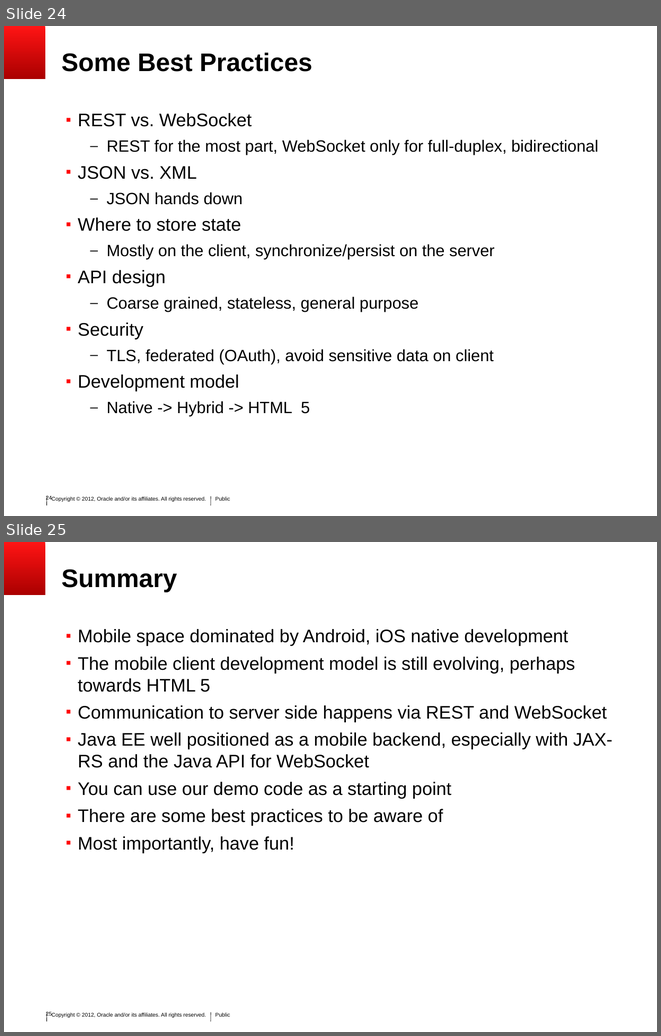
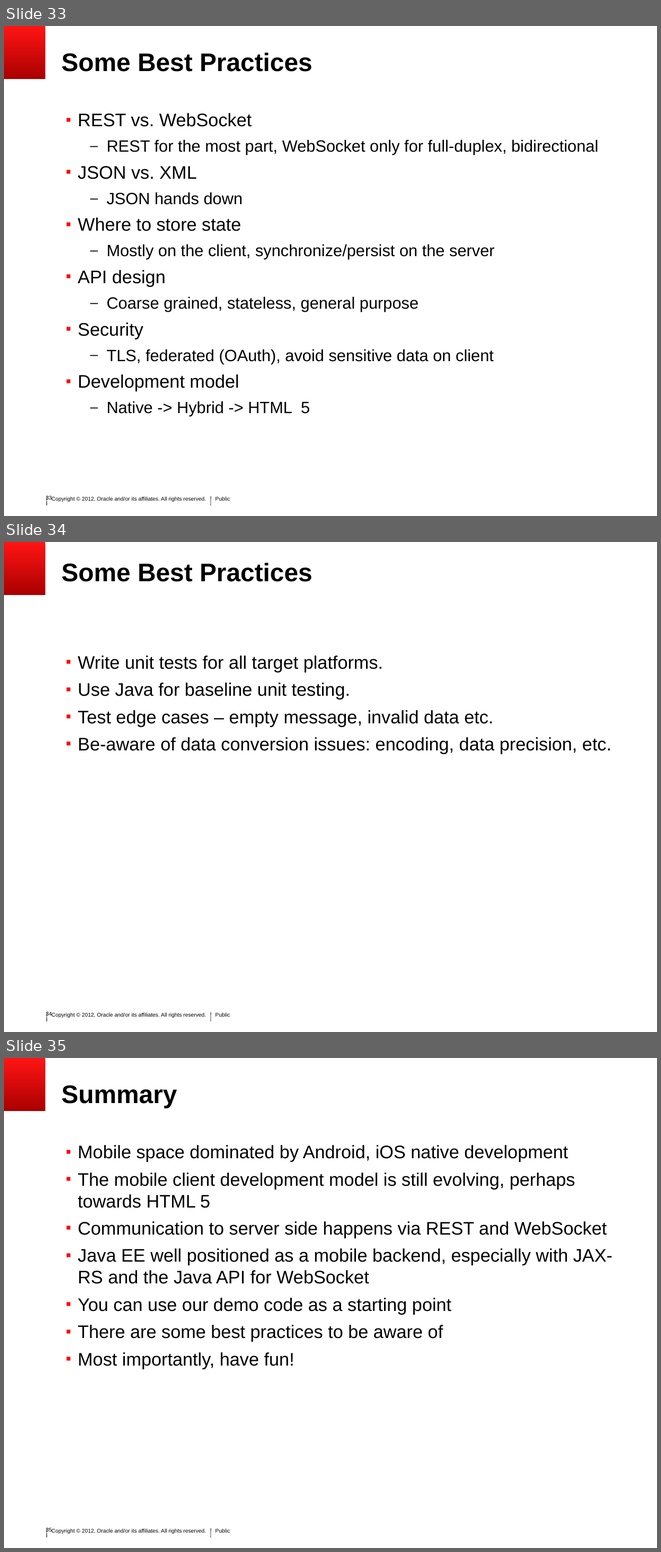
Before and after one commit to SoryBalde/javaee-mobile, a slide deck: javaee_mobile.ppt. Shown one above the other, each under a label of ours: slides 24 and 25 before the commit, slides 33, 34 and 35 after it. The pictures are 661x1036 and 661x1552 pixels, drawn with LibreOffice and Linux fonts; fonts in the diff are those of the drawing; background and template pictures are left out. Boxes give left, top, right and bottom in pixels: in the first picture for what was removed or moved away, otherwise in the second. Text is boxed around its words. In the diff, an @@ line names an element or a change of style, - is before the commit and + after.

```diff
--- a/javaee_mobile.ppt
+++ b/javaee_mobile.ppt
@@ slide 34 added at bbox=[4, 542, 657, 1032], background #FFFFFF; not listed: 6 template elements that a slide beside it also shows @@
@@ title added at bbox=[61, 563, 312, 582], 28 pt, text #000000, bold @@
+Some Best Practices
@@ text added at bbox=[78, 655, 611, 753], 20 pt, text #000000 @@
+▪ Write unit tests for all target platforms.
+▪ Use Java for baseline unit testing.
+▪ Test edge cases – empty message, invalid data etc.
+▪ Be-aware of data conversion issues: encoding, data precision, etc.
@@ what was slide 24 is now slide 33 @@
@@ page number at bbox=[46, 496, 52, 500]: text changed @@
-24
+33
@@ what was slide 25 is now slide 35 @@
```
Also in this commit, not shown: 11 other slides added, 2 slides removed.
